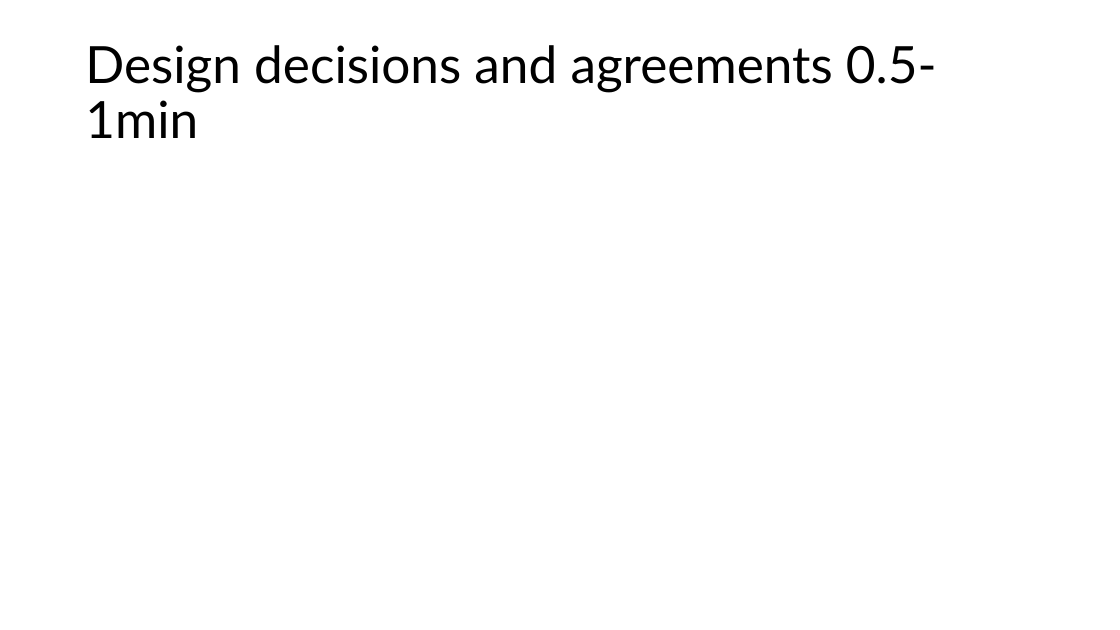
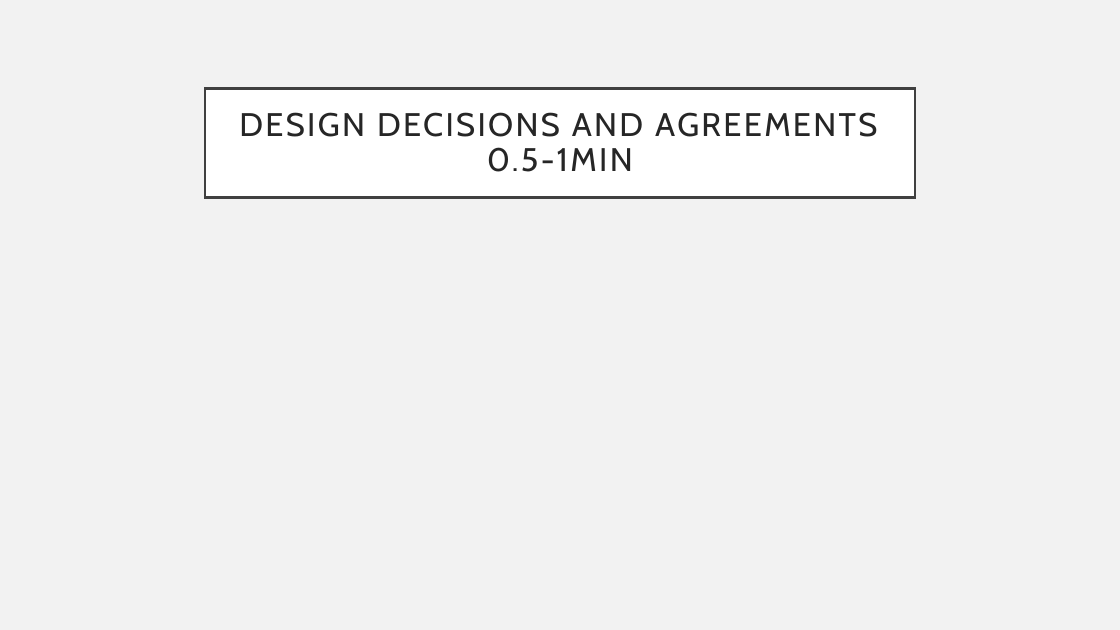
Before and after one commit to Osterie/IDATA2301_IDATA2306_GROUP_7, a slide deck: slide 5 of group7-idata2301-idata2306-presentation.pptx. Drawn at 1120x630 pixels with LibreOffice and Linux fonts; fonts in the diff are those of the drawing. Boxes give left, top, right and bottom in pixels: in the first picture for what was removed or moved away, otherwise in the second. Text is boxed around its words. In the diff, an @@ line names an element or a change of style, - is before the commit and + after.

```diff
--- a/group7-idata2301-idata2306-presentation.pptx
+++ b/group7-idata2301-idata2306-presentation.pptx
@@ background #FFFFFF to #F2F2F2 @@
@@ title "DESIGN DECISIONS AND AGREEMENTS 0.5-1MIN": place and size @@
-title "DESIGN DECISIONS AND AGREEMENTS 0.5-1MIN" at box(85, 45, 937, 138)
+title "DESIGN DECISIONS AND AGREEMENTS 0.5-1MIN" at box(205, 88, 915, 197)
@@ title "DESIGN DECISIONS AND AGREEMENTS 0.5-1MIN" at box(205, 88, 915, 197): fill none to #FFFFFF; outline none to #404040 2.5 pt @@
@@ title at box(239, 112, 877, 172): text changed; size 44 to 28 pt; font Lato to Cabin; text colour #000000 to #262626 @@
-Design decisions and agreements 0.5-1min
+DESIGN DECISIONS AND AGREEMENTS 0.5-1MIN
```
Also in this commit, not shown: 20 other slides changed, 1 slide added.
